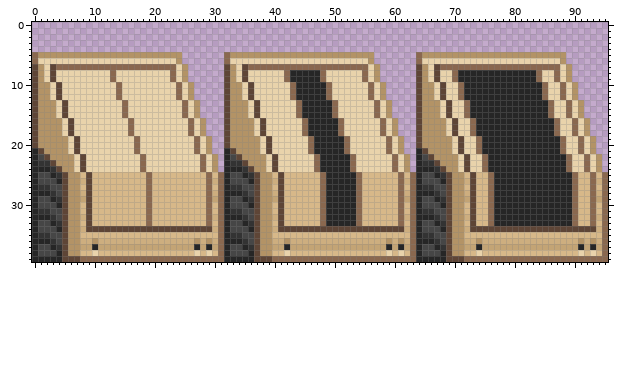
A sprite sheet gets an edit: objects/avikan/modernobjects/avikanlargecontainer/avikanlargecontainer.png. Above is the file before it was changed.
The file is 96x40 pixels. Colours within 5 levels of each other are drawn and written as one.
After:
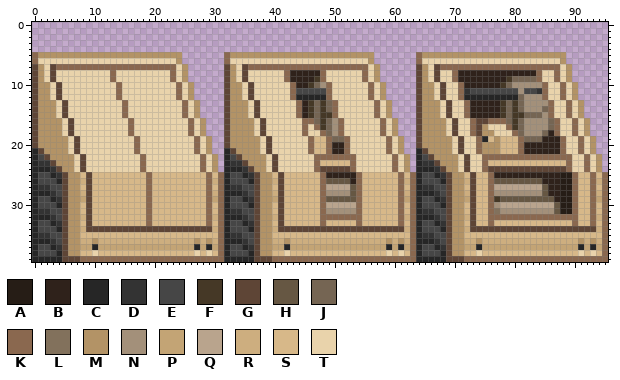
Palette (. is transparent): A #261d16  B #2f221b  C #262626  D #333333  E #464646  F #453826  G #5e4536  H #665743  J #756553  K #8a684f  L #82715c  M #b39366  N #a3907a  P #c3a475  Q #b9a48d  R #cdae7f  S #d7b889  T #e9d3ab
The edit:
@@ x 41..91 @@
  7 KKKKKKKKKKKKKKKTM......GMTGKKKKKKKKKKKKKKKKKKKKTM..
- 8 TKCCCCCKTTTTTTKTM......GMTGTTKCCCCCCCCCCCCCKTTKTM..
- 9 TKCCCCCKTTTTTTKTM......GMTGTTKCCCCCCCCCCCCCKTTKTM..
-10 TTKCCCCCKTTTTTTKTM.....GMMTGTTKCCCCCCCCCCCCCKTTKTM.
-11 TTKCCCCCKTTTTTTKTM.....GMMTGTTKCCCCCCCCCCCCCKTTKTM.
-12 TTKCCCCCKTTTTTTKTM.....GMMTGTTKCCCCCCCCCCCCCKTTKTM.
-13 TTTKCCCCCKTTTTTTKTM....GMMMTGTTKCCCCCCCCCCCCCKTTKTM
-14 TTTKCCCCCKTTTTTTKTM....GMMMTGTTKCCCCCCCCCCCCCKTTKTM
-15 TTTKCCCCCKTTTTTTKTM....GMMMTGTTKCCCCCCCCCCCCCKTTKTM
-16 TTTTKCCCCCKTTTTTTKTM...GMMMMTGTTKCCCCCCCCCCCCCKTTKT
-17 TTTTKCCCCCKTTTTTTKTM...GMMMMTGTTKCCCCCCCCCCCCCKTTKT
-18 TTTTKCCCCCKTTTTTTKTM...GMMMMTGTTKCCCCCCCCCCCCCKTTKT
-19 TTTTTKCCCCCKTTTTTTKTM..GMMMMMTGTTKCCCCCCCCCCCCCKTTK
-20 TTTTTKCCCCCKTTTTTTKTM..GMMMMMTGTTKCCCCCCCCCCCCCKTTK
-21 TTTTTKCCCCCKTTTTTTKTM..CGMMMMTGTTKCCCCCCCCCCCCCKTTK
-22 TTTTTTKCCCCCKTTTTTTKTM.CEGMMMMTGTTKCCCCCCCCCCCCCKTT
-23 TTTTTTKCCCCCKTTTTTTKTM.CDDGMMMTGTTKCCCCCCCCCCCCCKTT
-24 TTTTTTKCCCCCKTTTTTTKTM.CCCDGMMTGTTKCCCCCCCCCCCCCKTT
-25 GSSSSSSKCCCCCKSSSSSSKSKCEECDGMMSGSSKCCCCCCCCCCCCCKS
-26 GSSSSSSKCCCCCKSSSSSSKRKCEEECGMMRGSSKCCCCCCCCCCCCCKS
-27 GSSSSSSKCCCCCKSSSSSSKSKCDDEEGMMSGSSKCCCCCCCCCCCCCKS
-28 GSSSSSSKCCCCCKSSSSSSKRKCCCDEGMMRGSSKCCCCCCCCCCCCCKS
-29 GSSSSSSKCCCCCKSSSSSSKPKCEECDGMMPGSSKCCCCCCCCCCCCCKS
-30 GSSSSSSKCCCCCKSSSSSSKSKCEEECGMMSGSSKCCCCCCCCCCCCCKS
-31 GSSSSSSKCCCCCKSSSSSSKSKCDDEEGMMSGSSKCCCCCCCCCCCCCKS
-32 GSSSSSSKCCCCCKSSSSSSKRKCCCDEGMMRGSSKCCCCCCCCCCCCCKS
-33 GSSSSSSKCCCCCKSSSSSSKSKCEECDGMMSGSSKCCCCCCCCCCCCCKS
+ 8 TKBBBBBKTTTTTTKTM......GMTGTTKBBBBBBBBBBBBBKTTKTM..
+ 9 TKBBBBFKTTTTTTKTM......GMTGTTKBBBBBBBBFJJJJKTTKTM..
+10 TTKBBFJNKTTTTTTKTM.....GMMTGTTKBBBBBBFJNNNNNKTTKTM.
+11 TTKEEEEEKTTTTTTKTM.....GMMTGTTKDEEEEEEEENEEDKTTKTM.
+12 TTKCCCCCKTTTTTTKTM.....GMMTGTTKCCCCCCCCCJNNNKTTKTM.
+13 TTTKBFJFJKTTTTTTKTM....GMMMTGTTKBBBBBFJFJNNNNKTTKTM
+14 TTTKBFJFJKTTTTTTKTM....GMMMTGTTKBBBBBFJFJNNNJKTTKTM
+15 TTTKBFJFFKTTTTTTKTM....GMMMTGTTKBBBBBFJFFJJJNKTTKTM
+16 TTTTKKJFJNKTTTTTTKTM...GMMMMTGTTKGGKKKJFJNNNNJKTTKT
+17 TTTTKTKFJNKTTTTTTKTM...GMMMMTGTTKGMTTTKFJNNNNJKTTKT
+18 TTTTKTTKJNKTTTTTTKTM...GMMMMTGTTKGMMTTTKJNNNJBKTTKT
+19 TTTTTKSSKJJKTTTTTTKTM..GMMMMMTGTTKCSMSSSKJJJBBBKTTK
+20 TTTTTKSSKBBKTTTTTTKTM..GMMMMMTGTTKMMMSSSKBBBBBBKTTK
+21 TTTTTKSSKBBKTTTTTTKTM..CGMMMMTGTTKMMMSSSKBBBBBBKTTK
+22 TTTTTTKKKKKKKTTTTTTKTM.CEGMMMMTGTTKKKKKKKKKKKKKKKTT
+23 TTTTTTKSSSSSKTTTTTTKTM.CDDGMMMTGTTKSSSSSSSSSSSSSKTT
+24 TTTTTTKGGGGGKTTTTTTKTM.CCCDGMMTGTTKGGGGGGGGGGGGGKTT
+25 GSSSSSSKBBBBBKSSSSSSKSKCEECDGMMSGSSKBBBBBBBBBBBAAKS
+26 GSSSSSSKHHHHBKSSSSSSKRKCEEECGMMRGSSKHHHHHHHHBBBAAKS
+27 GSSSSSSKQQQQHKSSSSSSKSKCDDEEGMMSGSSKQQQQQQQQHBBAAKS
+28 GSSSSSSKNNNNHKSSSSSSKRKCCCDEGMMRGSSKNNNNNNNNHBBAAKS
+29 GSSSSSSKHHHHHKSSSSSSKPKCEECDGMMPGSSKFHHHHHHHHHBAAKS
+30 GSSSSSSKQQQQQKSSSSSSKSKCEEECGMMSGSSKNQQQQQQQQQHAAKS
+31 GSSSSSSKNNNNNKSSSSSSKSKCDDEEGMMSGSSKLNNNNNNNNNHAAKS
+32 GSSSSSSKKKKKKKSSSSSSKRKCCCDEGMMRGSSKKKKKKKKKKKKKKKS
+33 GSSSSSSKSSSSSKSSSSSSKSKCEECDGMMSGSSKSSSSSSSSSSSSSKS
 34 GGGGGGGGGGGGGGGGGGGGGRKCEEECGMMRGGGGGGGGGGGGGGGGGGG
Changed places in both pictures, as pixel boxes (x1, y1, x2, y2):
changed: (290, 70, 356, 226)
changed: (458, 70, 572, 226)
